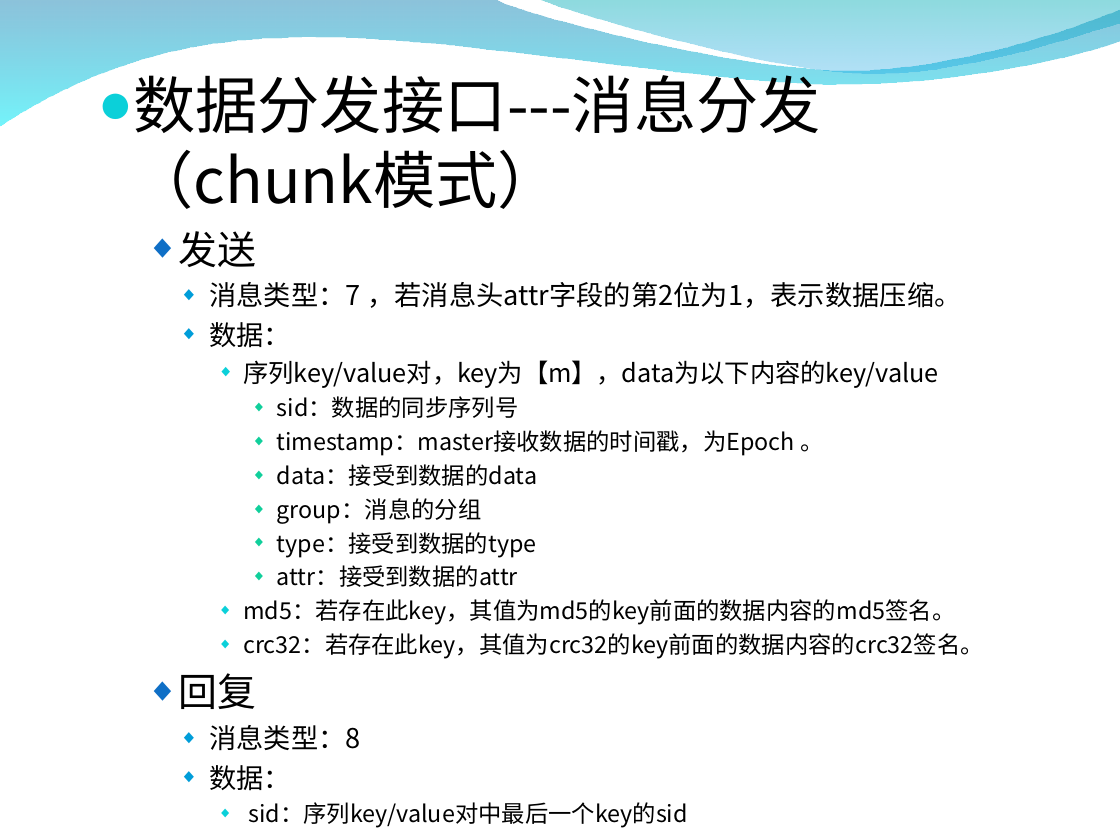
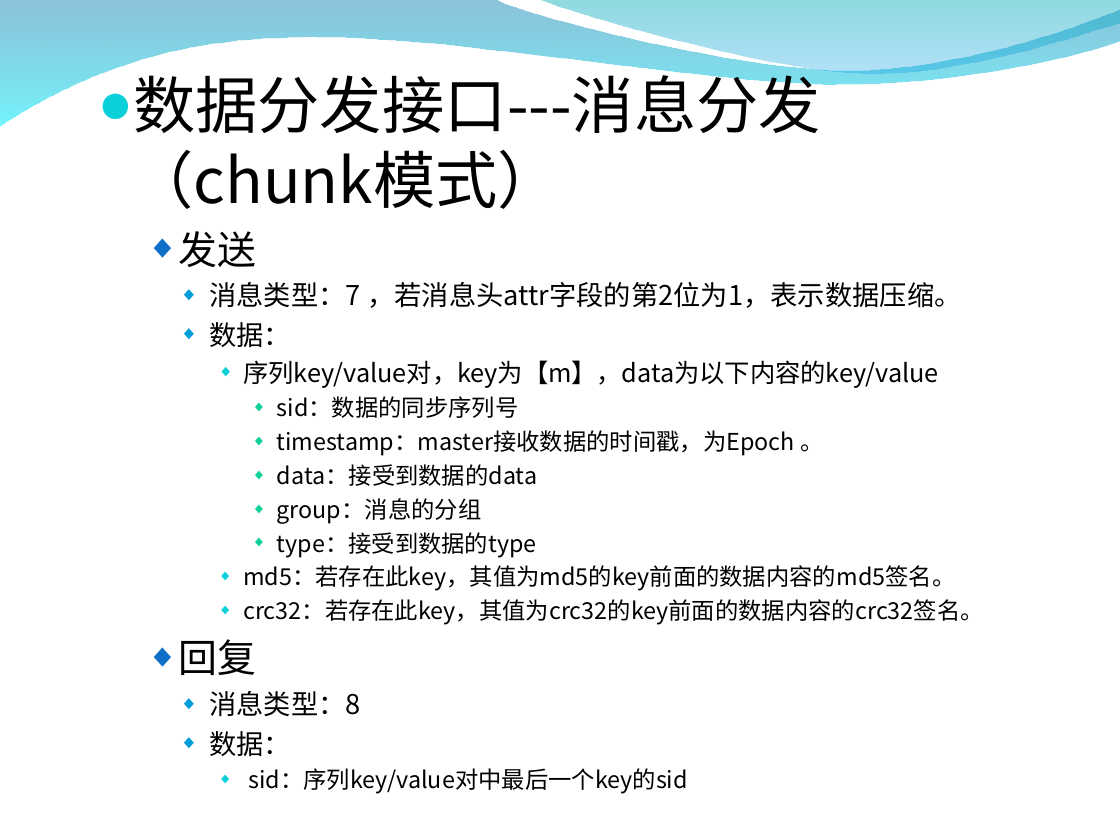
Before and after one commit to zxf1864/cwinux-mq, a slide deck: slide 18 of mq/doc/mq_introduce.ppt. Drawn at 1120x840 pixels with LibreOffice and Linux fonts; fonts in the diff are those of the drawing; background and template pictures are left out. Boxes give left, top, right and bottom in pixels: in the first picture for what was removed or moved away, otherwise in the second. Text is boxed around its words. In the diff, an @@ line names an element or a change of style, - is before the commit and + after.

```diff
--- a/mq/doc/mq_introduce.ppt
+++ b/mq/doc/mq_introduce.ppt
@@ text at box(277, 565, 518, 587): paragraph removed @@
-        ◆ attr：接受到数据的attr
```
Also in this commit, not shown: 5 other slides changed.
